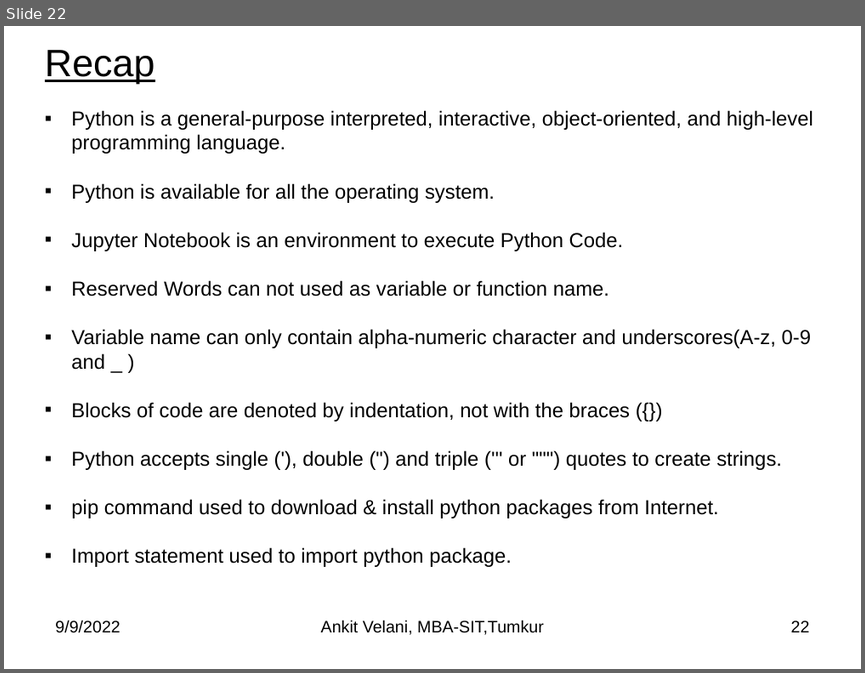
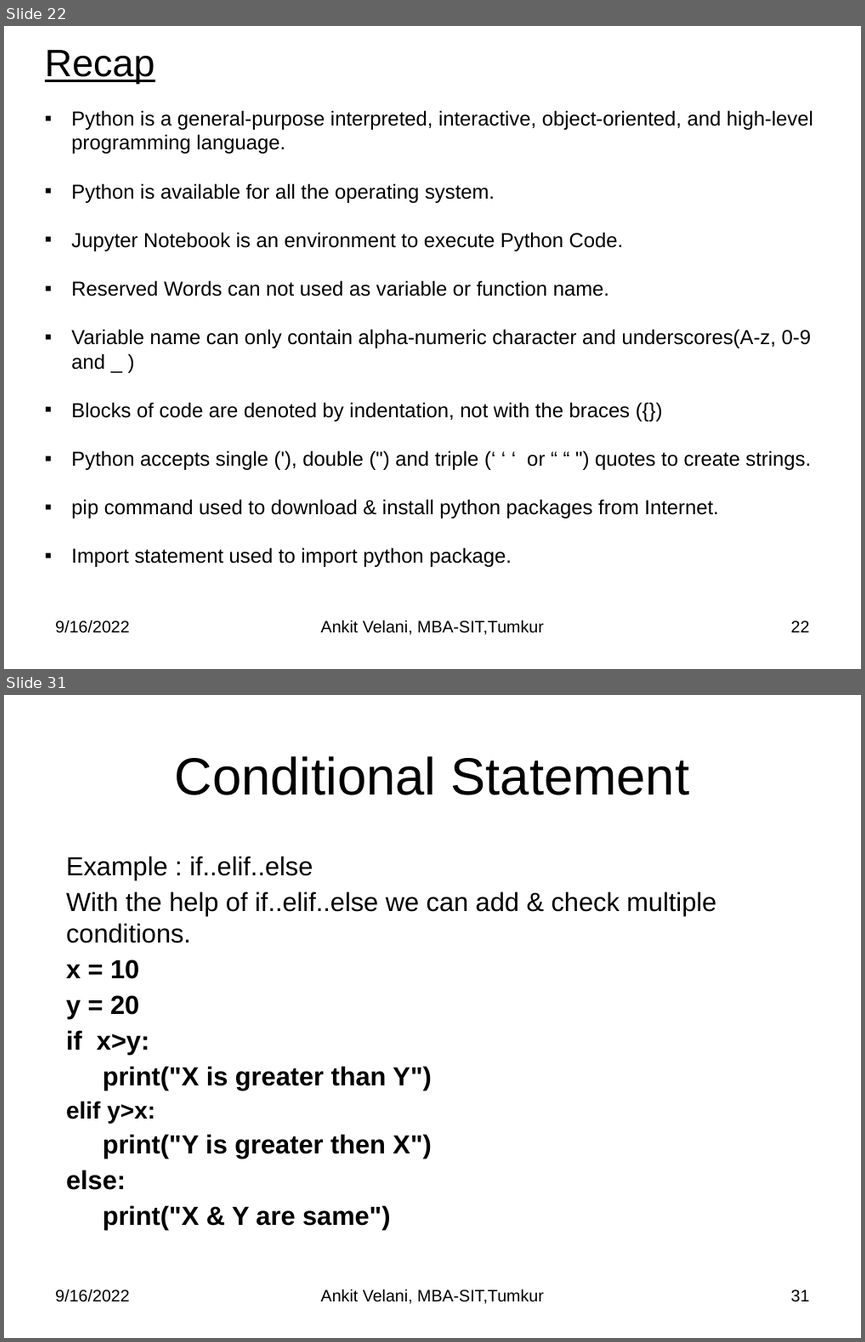
Before and after one commit to sitmbadept/sitmbadept.github.io, a slide deck: BDTM/Python/Unit-4-Python-Programming.pptx. Shown one above the other, each under a label of ours: slide 22 before the commit, slides 22 and 31 after it; the slides between them are not shown. The pictures are 865x673 and 865x1342 pixels, drawn with LibreOffice and Linux fonts; fonts in the diff are those of the drawing. Boxes give left, top, right and bottom in pixels: in the first picture for what was removed or moved away, otherwise in the second. Text is boxed around its words. In the diff, an @@ line names an element or a change of style, - is before the commit and + after.

```diff
--- a/BDTM/Python/Unit-4-Python-Programming.pptx
+++ b/BDTM/Python/Unit-4-Python-Programming.pptx
@@ slide 31 added at (4, 695, 861, 1338), background #FFFFFF @@
@@ title added at (175, 756, 689, 795), 44 pt, text #000000 @@
+Conditional Statement
@@ text added at (66, 856, 716, 1230), 22 pt, text #000000, bold @@
+Example : if..elif..else
+With the help of if..elif..else we can add & check multiple conditions.
+x = 10
+y = 20
+if x>y:
+print("X is greater than Y")
+elif y>x:
+print("Y is greater then X")
+else:
+print("X & Y are same")
@@ text added at (55, 1288, 129, 1302), 14 pt, text #000000 @@
+9/16/2022
@@ text added at (321, 1288, 544, 1304), 14 pt, text #000000 @@
+Ankit Velani, MBA-SIT,Tumkur
@@ page number added at (791, 1289, 810, 1302), 14 pt, text #000000 @@
+31
@@ slide 22 changed as well @@
@@ text at (71, 450, 811, 470): text changed @@
-▪ Python accepts single ('), double (") and triple (''' or """) quotes to create strings.
+▪ Python accepts single ('), double (") and triple (‘ ‘ ‘ or “ “ ") quotes to create strings.
@@ text at (55, 619, 129, 633): text changed @@
-9/9/2022
+9/16/2022
```
Also in this commit, not shown: 20 other slides changed, 41 other slides added, 1 other file.
